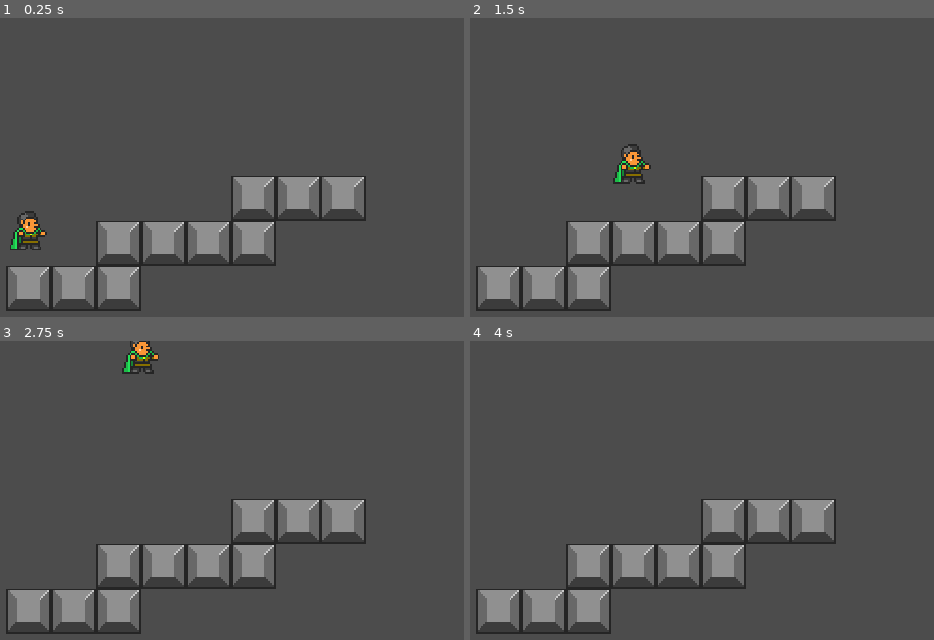
Above: before the commit, frames 1-4 (two rows, left to right).
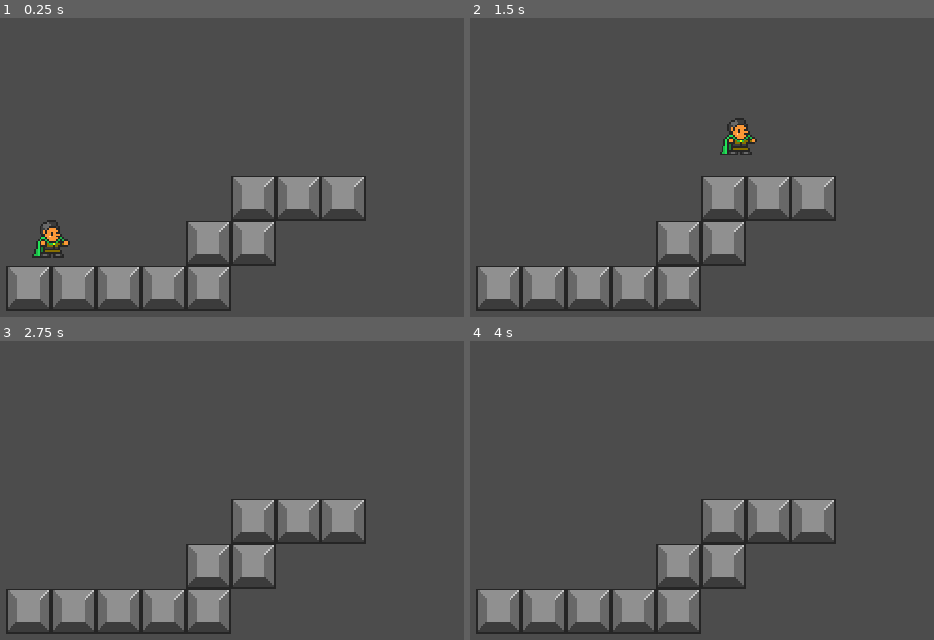
Above: after the commit, the same moments.

Repository: nuzcraft/GodotPlatformerTutorial
Game: Godot game, scene res://World.tscn
Two runs of this game, one before a commit and one after it. Both use one fixed random seed, a clock stepped at 60 frames per second and the inputs below.
Inputs:
- Up to frame 1 (0.25 s): no input
- Up to frame 2 (1.5 s): hold Up (ui_up) 0.53-1.28 s; hold Right (ui_right) from 0.53 s (still down); tap Up (ui_up) at 1.35 s
- Up to frame 3 (2.75 s): tap Up (ui_up) at 1.52, 1.82 s; release Right (ui_right) at 2.03 s; hold Left (ui_left) from 2.03 s (still down); hold Up (ui_up) from 2.03 s (still down)
- Up to frame 4 (4 s): release Left (ui_left) at 2.78 s; release Up (ui_up) at 2.78 s; hold Right (ui_right) from 2.78 s (still down); tap Up (ui_up) at 2.85, 3.02, 3.32 s; tap Enter at 3.5 s; hold Up (ui_up) from 3.53 s (still down)

The runs differ from the first frame. In frame 1, 6.0% of the frame differs, in the area x 2-50%, y 64-98%; in frame 2, 6.1%, in the area x 20-62%, y 33-98%; in frame 3, 5.4%; in frame 4, 4.9%.

Commit message:
code at end of episode 3

Diff:
--- a/Player.gd
+++ b/Player.gd
@@ -1,19 +1,54 @@
 extends KinematicBody2D
 
+export(int) var JUMP_FORCE = -275
+export(int) var JUMP_RELEASE_FORCE = -80
+export(int) var GRAVITY = 12
+export(int) var FORCE_FALL_GRAVITY = 8
+export(int) var FRICTION = 35
+export(int) var HORIZONTAL_ACCELERATION = 25
+export(int) var HORIZONTAL_MAX_SPEED = 165
+
 var velocity = Vector2.ZERO
+onready var animatedSprite = $AnimatedSprite
 
 # Called when the node enters the scene tree for the first time.
 func _ready():
-	print("hello universe")
+	pass
 
 func _physics_process(delta):
-	velocity.y += 8
-	if Input.is_action_pressed("ui_right"):
-		velocity.x = 75
-	elif Input.is_action_pressed("ui_left"):
-		velocity.x = -75
+	apply_gravity()
+	var input = Vector2.ZERO
+	input.x = Input.get_action_strength("ui_right") - Input.get_action_strength("ui_left")
+
+	if input.x == 0:
+		apply_friction()
+		animatedSprite.animation = "Idle"
 	else:
-		velocity.x = 0
-	if Input.is_action_just_pressed("ui_up"):
-		velocity.y = -175
-	velocity = move_and_slide(velocity)
+		apply_acceleration(input.x)
+		animatedSprite.animation = "Run"
+		if input.x > 0:
+			animatedSprite.flip_h = true
+		elif input.x <0:
+			animatedSprite.flip_h = false
+
+	if is_on_floor():
+		if Input.is_action_pressed("ui_up"):
+			velocity.y = JUMP_FORCE
+			animatedSprite.animation = "Jump"
+	else:
+		if Input.is_action_just_released("ui_up") and velocity.y < -JUMP_RELEASE_FORCE:
+			velocity.y = -JUMP_RELEASE_FORCE
+		if velocity.y > 0:
+			velocity.y += FORCE_FALL_GRAVITY
+		animatedSprite.animation = "Falling"
+
+	velocity = move_and_slide(velocity, Vector2.UP)
+
+func apply_gravity():
+	velocity.y += GRAVITY
+
+func apply_friction():
+	velocity.x = move_toward(velocity.x, 0, FRICTION)
+
+func apply_acceleration(amount):
+	velocity.x = move_toward(velocity.x, HORIZONTAL_MAX_SPEED*amount, HORIZONTAL_ACCELERATION)
--- a/Player.tscn
+++ b/Player.tscn
@@ -1,34 +1,19 @@
-[gd_scene load_steps=7 format=2]
+[gd_scene load_steps=4 format=2]
 
-[ext_resource path="res://oryx_16bit_fantasy_creatures_trans.png" type="Texture" id=1]
+[ext_resource path="res://PlayerHobbitMSkin.tres" type="SpriteFrames" id=1]
 [ext_resource path="res://Player.gd" type="Script" id=2]
-
-[sub_resource type="AtlasTexture" id=5]
-atlas = ExtResource( 1 )
-region = Rect2( 72, 72, 24, 24 )
-
-[sub_resource type="AtlasTexture" id=6]
-atlas = ExtResource( 1 )
-region = Rect2( 72, 96, 24, 24 )
-
-[sub_resource type="SpriteFrames" id=3]
-animations = [ {
-"frames": [ SubResource( 5 ), SubResource( 6 ) ],
-"loop": true,
-"name": "Idle",
-"speed": 5.0
-} ]
 
 [sub_resource type="RectangleShape2D" id=4]
 extents = Vector2( 5, 8 )
 
 [node name="Player" type="KinematicBody2D"]
 script = ExtResource( 2 )
+JUMP_RELEASE_FORCE = -70
+FORCE_FALL_GRAVITY = 4
 
 [node name="AnimatedSprite" type="AnimatedSprite" parent="."]
-frames = SubResource( 3 )
-animation = "Idle"
-frame = 1
+frames = ExtResource( 1 )
+animation = "Falling"
 playing = true
 flip_h = true
 
--- /dev/null
+++ b/PlayerHobbitFSkin.tres
@@ -0,0 +1,50 @@
+[gd_resource type="SpriteFrames" load_steps=8 format=2]
+
+[ext_resource path="res://oryx_16bit_fantasy_creatures_trans.png" type="Texture" id=1]
+
+[sub_resource type="AtlasTexture" id=1]
+atlas = ExtResource( 1 )
+region = Rect2( 96, 96, 24, 24 )
+
+[sub_resource type="AtlasTexture" id=2]
+atlas = ExtResource( 1 )
+region = Rect2( 96, 72, 24, 24 )
+
+[sub_resource type="AtlasTexture" id=3]
+atlas = ExtResource( 1 )
+region = Rect2( 96, 96, 24, 24 )
+
+[sub_resource type="AtlasTexture" id=4]
+atlas = ExtResource( 1 )
+region = Rect2( 96, 96, 24, 24 )
+
+[sub_resource type="AtlasTexture" id=5]
+atlas = ExtResource( 1 )
+region = Rect2( 96, 72, 24, 24 )
+
+[sub_resource type="AtlasTexture" id=6]
+atlas = ExtResource( 1 )
+region = Rect2( 96, 72, 24, 24 )
+
+[resource]
+animations = [ {
+"frames": [ SubResource( 1 ) ],
+"loop": false,
+"name": "Falling",
+"speed": 5.0
+}, {
+"frames": [ SubResource( 2 ), SubResource( 3 ) ],
+"loop": true,
+"name": "Idle",
+"speed": 5.0
+}, {
+"frames": [ SubResource( 4 ), SubResource( 5 ) ],
+"loop": false,
+"name": "Jump",
+"speed": 5.0
+}, {
+"frames": [ SubResource( 6 ) ],
+"loop": true,
+"name": "Run",
+"speed": 5.0
+} ]
--- /dev/null
+++ b/PlayerHobbitMSkin.tres
@@ -0,0 +1,50 @@
+[gd_resource type="SpriteFrames" load_steps=8 format=2]
+
+[ext_resource path="res://oryx_16bit_fantasy_creatures_trans.png" type="Texture" id=1]
+
+[sub_resource type="AtlasTexture" id=10]
+atlas = ExtResource( 1 )
+region = Rect2( 72, 96, 24, 24 )
+
+[sub_resource type="AtlasTexture" id=5]
+atlas = ExtResource( 1 )
+region = Rect2( 72, 72, 24, 24 )
+
+[sub_resource type="AtlasTexture" id=6]
+atlas = ExtResource( 1 )
+region = Rect2( 72, 96, 24, 24 )
+
+[sub_resource type="AtlasTexture" id=8]
+atlas = ExtResource( 1 )
+region = Rect2( 72, 96, 24, 24 )
+
+[sub_resource type="AtlasTexture" id=9]
+atlas = ExtResource( 1 )
+region = Rect2( 72, 72, 24, 24 )
+
+[sub_resource type="AtlasTexture" id=7]
+atlas = ExtResource( 1 )
+region = Rect2( 72, 72, 24, 24 )
+
+[resource]
+animations = [ {
+"frames": [ SubResource( 10 ) ],
+"loop": false,
+"name": "Falling",
+"speed": 5.0
+}, {
+"frames": [ SubResource( 5 ), SubResource( 6 ) ],
+"loop": true,
+"name": "Idle",
+"speed": 5.0
+}, {
+"frames": [ SubResource( 8 ), SubResource( 9 ) ],
+"loop": false,
+"name": "Jump",
+"speed": 5.0
+}, {
+"frames": [ SubResource( 7 ) ],
+"loop": true,
+"name": "Run",
+"speed": 5.0
+} ]
--- a/World.tscn
+++ b/World.tscn
@@ -12,13 +12,13 @@
 position = Vector2( 132, 144 )
 
 [node name="Block3" parent="." instance=ExtResource( 1 )]
-position = Vector2( 156, 120 )
+position = Vector2( 180, 144 )
 
 [node name="Block5" parent="." instance=ExtResource( 1 )]
 position = Vector2( 156, 144 )
 
 [node name="Block4" parent="." instance=ExtResource( 1 )]
-position = Vector2( 180, 120 )
+position = Vector2( 204, 144 )
 
 [node name="Block6" parent="." instance=ExtResource( 1 )]
 position = Vector2( 204, 120 )
@@ -36,4 +36,4 @@
 position = Vector2( 276, 96 )
 
 [node name="Player" parent="." instance=ExtResource( 2 )]
-position = Vector2( 108, 96 )
+position = Vector2( 120, 84 )
